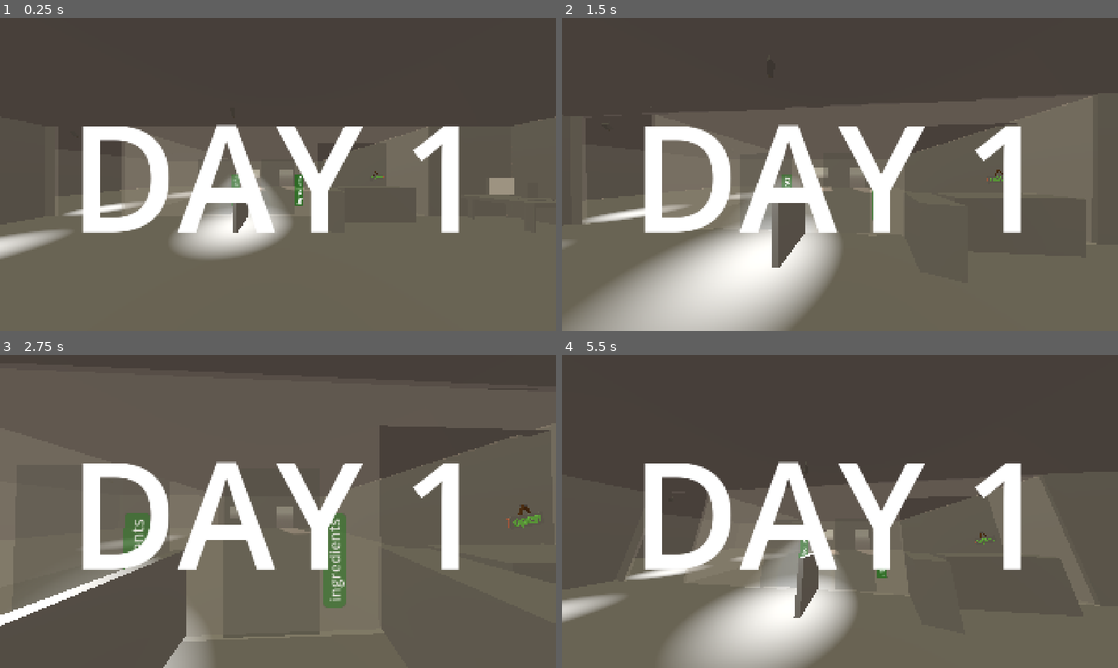
Above: before the commit, frames 1-4 (two rows, left to right).
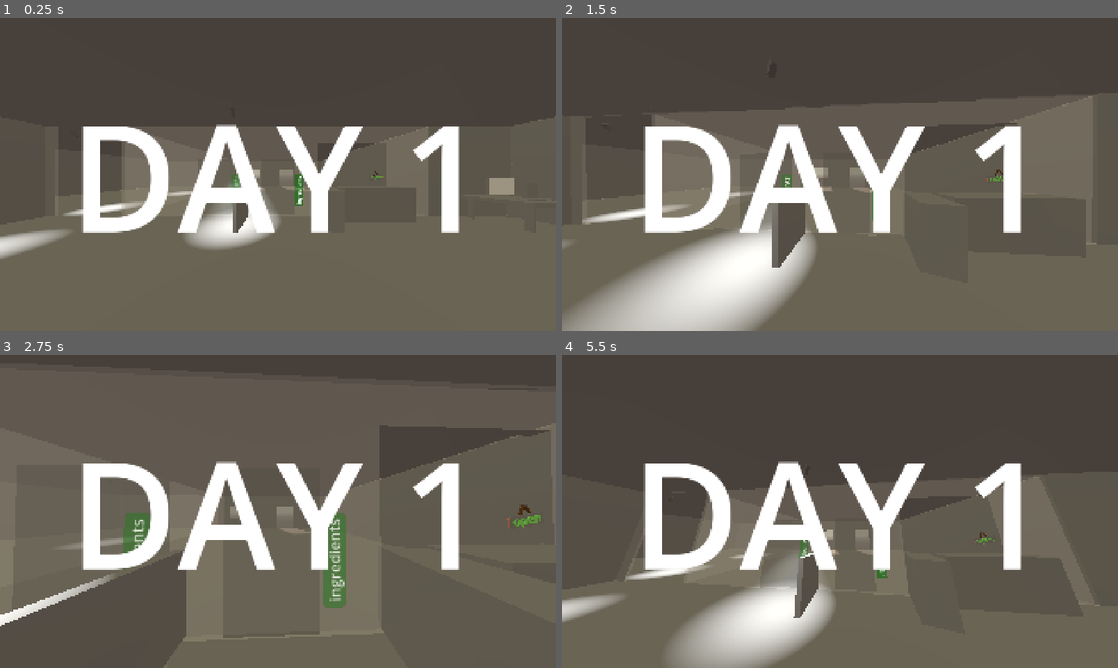
Above: after the commit, the same moments.

Repository: Sunday-Studio-Team/cafe
Game: Godot game, scene res://main.tscn
Two runs of this game, one before a commit and one after it. Both use one fixed random seed, a clock stepped at 60 frames per second and the inputs below.
Inputs (mouse positions are in pixels of both pictures, inside the frame that each line leads up to):
- Up to frame 1 (0.25 s): no input
- Up to frame 2 (1.5 s): move the mouse to (867, 174) at 0.52 s; hold E (interact) 0.53-1.28 s; hold W (move_forward) from 0.53 s (still down); move the mouse to (812, 174) at 1.27 s; tap Shift (sprint) at 1.35 s
- Up to frame 3 (2.75 s): keep holding W (move_forward); move the mouse to (289, 505) at 2.02 s; tap I at 2.1 s
- Up to frame 4 (5.5 s): move the mouse to (834, 517) at 2.77 s; tap E (interact) at 2.85 s; move the mouse to (878, 514) at 3.52 s; hold Shift (sprint) 3.53-4.25 s; tap Escape (pause) at 4.15 s; release W (move_forward) at 4.25 s; click "restart" at 4.25 s; move the mouse to (795, 508) at 5.02 s; hold W (move_forward) from 5.03 s (still down); tap I at 5.1 s

The runs differ from the first frame. In frame 1, 1.6% of the frame differs, in the area x 30-53%, y 50-77%; in frame 2, 3.3%, in the area x 24-50%, y 51-100%; in frame 3, 1.6%; in frame 4, 2.8%.

Commit message:
adjust some spotlight behaviour + player reach

Diff:
--- a/godot/main.tscn
+++ b/godot/main.tscn
@@ -253,10 +253,11 @@
 
 [node name="SecurityCam2" parent="." unique_id=245896451 instance=ExtResource("12_dg77c")]
 transform = Transform3D(1, 0, 0, 0, 1, 0, 0, 0, 1, -0.9847103, 2.6719248, 5.5821085)
-rotation_pause_length = 3.0
+rotation_time = 2.0
+rotation_pause_length = 4.0
 
 [node name="SpotLight3D" parent="SecurityCam2" index="0" unique_id=1348601655]
-spot_angle = 30.0
+spot_angle = 25.0
 
 [node name="SecurityCam3" parent="." unique_id=1837350934 instance=ExtResource("12_dg77c")]
 transform = Transform3D(0.70710677, 0, -0.70710677, 0, 1, 0, 0.70710677, 0, 0.70710677, -5.8847103, 2.6719248, 6.8821087)
@@ -265,12 +266,10 @@
 rotation_pause_length = 0.0
 
 [node name="SecurityCam4" parent="." unique_id=1261470041 instance=ExtResource("12_dg77c")]
-transform = Transform3D(0.49999997, 0, -0.8660253, 0, 1, 0, 0.8660253, 0, 0.49999997, -6.7847104, 2.6719248, 0.88210875)
-rotation_amount = 45.0
-rotation_pause_length = 1.0
+transform = Transform3D(0.8660253, 0, -0.49999994, 0, 1, 0, 0.49999994, 0, 0.8660253, -7.086619, 2.6719248, 0.7078019)
 
 [node name="SpotLight3D" parent="SecurityCam4" index="0" unique_id=1348601655]
-spot_angle = 30.0
+spot_angle = 25.0
 
 [node name="OpenCloseSign" parent="." unique_id=1352342917 instance=ExtResource("6_w48qg")]
 transform = Transform3D(-0.9873115, -0.15879568, -8.742278e-08, -0.15879568, 0.9873115, 0, 8.631351e-08, 1.3882359e-08, -1, 3.216614, 1.3069857, 4.425891)
--- a/godot/player.tscn
+++ b/godot/player.tscn
@@ -23,7 +23,7 @@
 
 [node name="RayCast3D" type="RayCast3D" parent="Camera3D" unique_id=1327192755]
 transform = Transform3D(1, 0, 0, 0, 1, 0, 0, 0, 1, 0, -0.00467813, 0)
-target_position = Vector3(0, 0, -1)
+target_position = Vector3(0, 0, -0.75)
 collision_mask = 2
 hit_from_inside = true
 collide_with_areas = true
